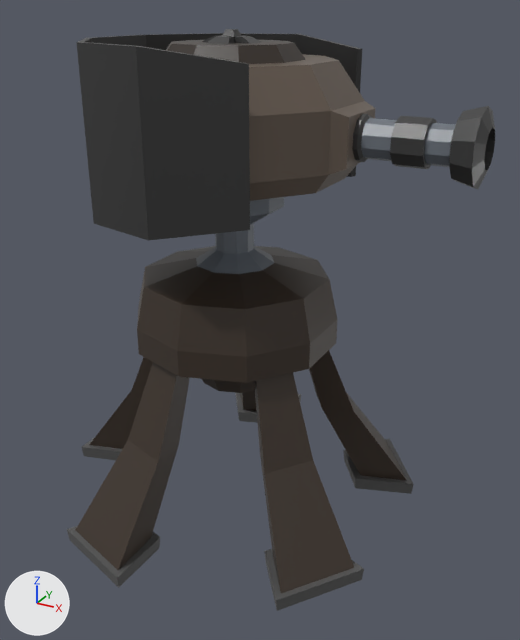
An edit to the FBX model Assets/_Project/Models/Turret 2.fbx, drawn before and after from the same camera.
Camera for both pictures: a 50 mm camera at (0.593, 0.436, 0.849) aimed at (0.066, 1.394, 0.37). The lights are fixed; the arrows at lower left show +X, +Y and +Z. Where no turn or scale is listed for an object, it has been applied to the vertices.

Objects in the first picture: 'Куб.002', 'Куб.003'.
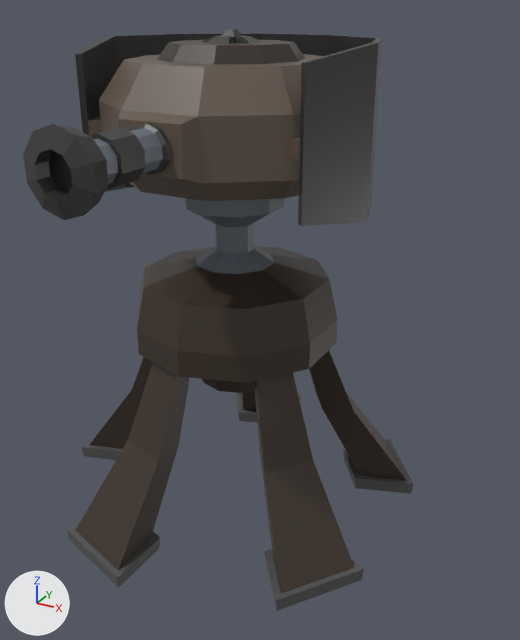
Location of each change, [x1, y1, x2, y2] in pixels of the pictures (520 x 640 px):
'Куб.003', deleted (black)
    before: [76, 29, 495, 240]
'TurretHead2', added
    after: [23, 29, 382, 226]

Diff of the bpy script that builds the scene:
```diff
--- a/Assets/_Project/Models/Turret 2.fbx.py
+++ b/Assets/_Project/Models/Turret 2.fbx.py
@@ me_куб_010_1 @@
+me_куб_010_1.from_pydata(...)  # 276 vertices, 248 faces; spans x -0.231..0.231, y -0.395..0.219, z -0.069..0.2
+me_куб_010_1.materials.append(mat_material)  # picture img_my_pallete_png
@@ ob_куб_003 @@
-ob_куб_003 = bpy.data.objects.new('Куб.003', me_куб_010)
-ob_куб_003.location = (0.0, 1.427, 0.614)
@@ ob_turrethead2 @@
+ob_turrethead2 = bpy.data.objects.new('TurretHead2', me_куб_010_1)
+ob_turrethead2.location = (0.0, 1.427, 0.614)
```
